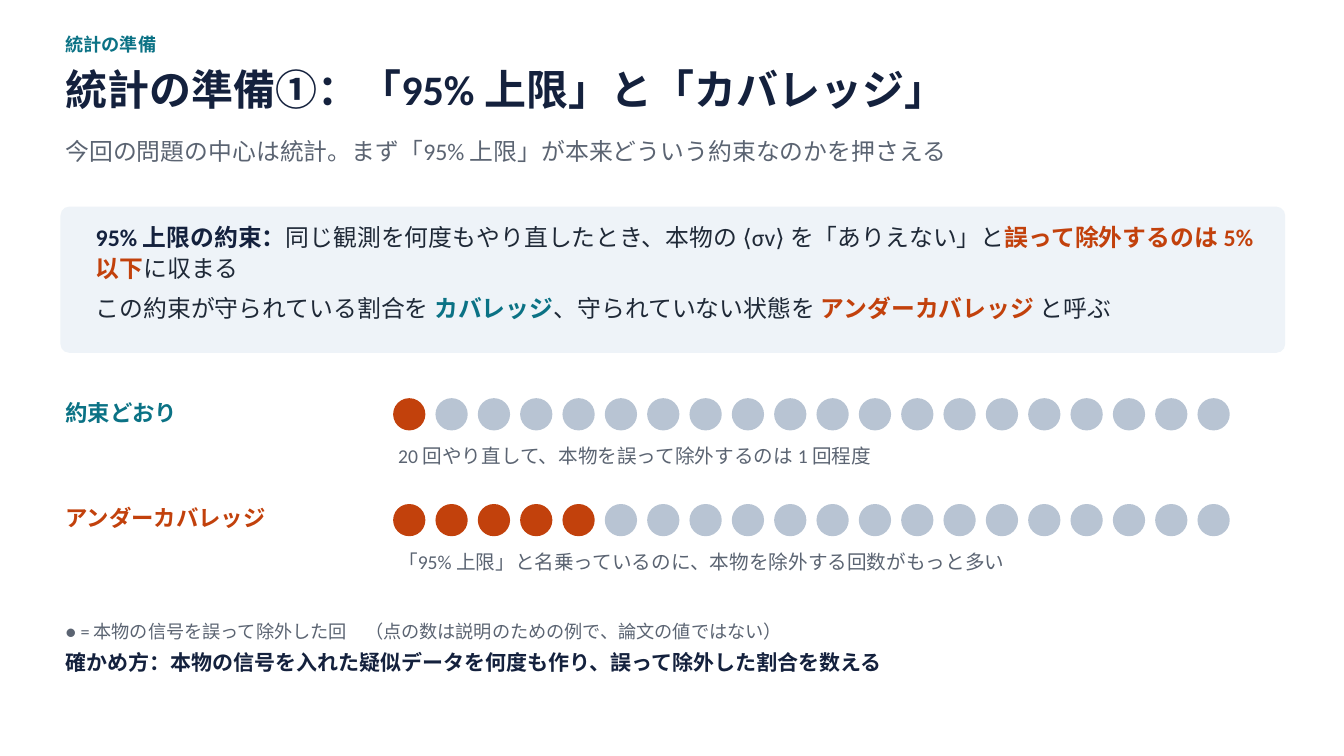
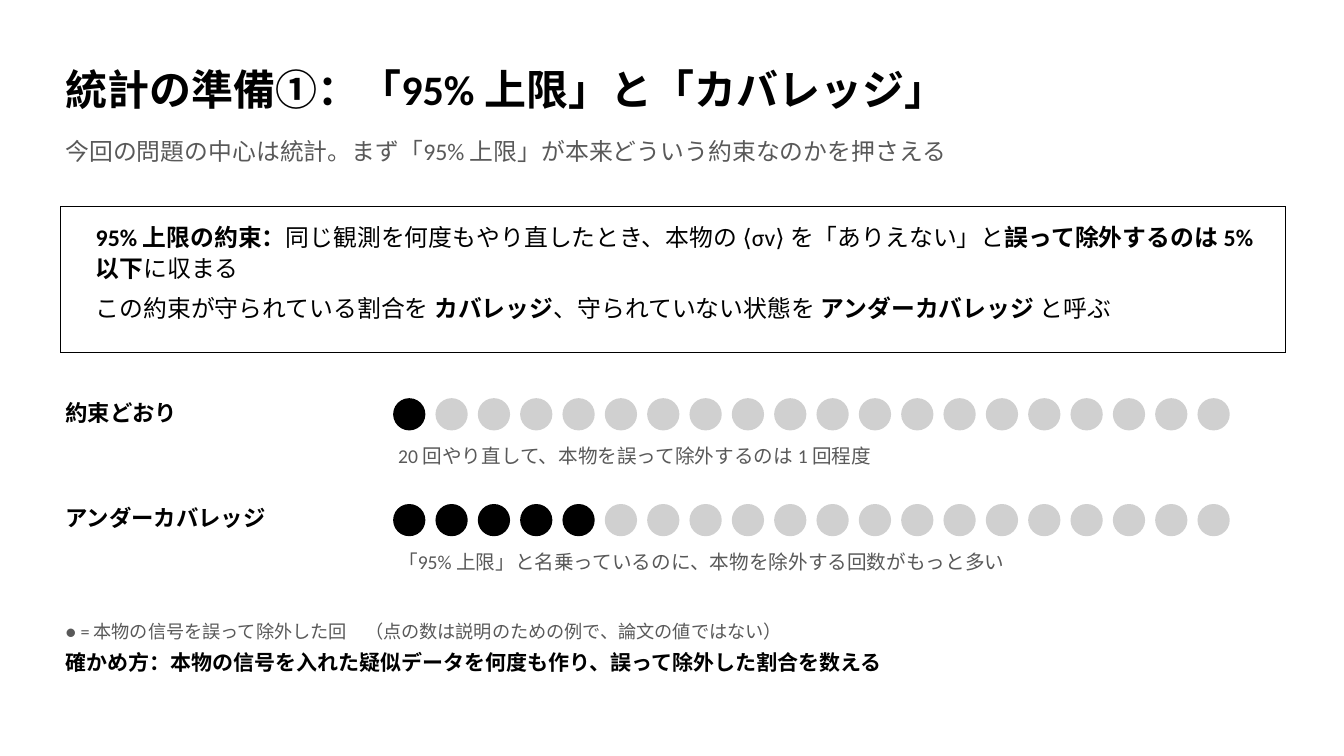
Before and after one commit to Mikann20041029/darkmatter-slides, a slide deck: slide 5 of slides/Toni Bertólez-Martínez, et al. (2026).pptx. Drawn at 1344x756 pixels with LibreOffice and Linux fonts; fonts in the diff are those of the drawing. Boxes give left, top, right and bottom in pixels: in the first picture for what was removed or moved away, otherwise in the second. Text is boxed around its words. In the diff, an @@ line names an element or a change of style, - is before the commit and + after.

```diff
--- a/slides/Toni Bertólez-Martínez, et al. (2026).pptx
+++ b/slides/Toni Bertólez-Martínez, et al. (2026).pptx
@@ text "統計の準備①：「95% 上限」と「カバレッジ」" at (65,69,946,109): text colour #14213D to #000000 @@
@@ text removed at (65,35,156,53) @@
-統計の準備
@@ rounded rectangle removed at (60,207,1286,353) @@
@@ rectangle added at (60,207,1286,353), fill #FFFFFF, outline #000000 0.75 pt @@
@@ text "95% 上限の約束：同じ観測を何度もやり直したとき、本物の ⟨σv⟩ を「ありえない」と誤って除外するのは 5% ..." at (96,225,1253,319): text colour #14213D to #000000 in "95% 上限の約束：同じ観測を何度もやり直したとき、本物の"; text colour #1F2937 to #000000 in "上限の約束：同じ観測を何度もやり直したとき、本物の ⟨σv⟩ を「ありえない」と誤って除外するのは 以下に収まる", "この約束が守られている割合を カバレッジ、守られていない状態を と呼ぶ"; text colour #C2410C to #000000 in "を「ありえない」と誤って除外するのは 5% 以下に収まる", "アンダーカバレッジ"; text colour #0B7285 to #000000 in "カバレッジ、守られていない状態を" @@
@@ text "約束どおり" at (65,402,177,423): text colour #0B7285 to #000000 @@
@@ ellipse added at (393,398,425,431), fill #000000 @@
@@ ellipse at (436,398,468,431): fill #C2410C to #D0D0D0 @@
@@ ellipse removed at (1198,398,1230,431) @@
@@ text "アンダーカバレッジ" at (65,506,265,528): text colour #C2410C to #000000 @@
@@ ellipse added at (393,504,425,536), fill #000000 @@
@@ 14 ellipses: place and size @@
-14 ellipses at (393,398,1188,536)
+14 ellipses at (436,398,1230,536)
@@ fill #C2410C to #000000 in 4 elements at (478,504,510,536), (520,504,553,536), (563,504,595,536), (436,504,468,536) @@
@@ ellipse at (605,504,637,536): fill #C2410C to #D0D0D0 @@
@@ 24 ellipses: place and size @@
-24 ellipses at (436,398,1145,536)
+24 ellipses at (478,398,1188,536)
@@ fill #B8C4D3 to #D0D0D0 in 32 elements at (478,398,510,431), (520,398,553,431), (563,398,595,431), (605,398,637,431), (647,398,680,431), (690,398,722,431), (732,398,764,431), (774,398,807,431), (817,398,849,431), (859,398,891,431), (901,398,934,431), (944,398,976,431), (986,398,1018,431), (1028,398,1061,431), (1071,398,1103,431), (1113,398,1145,431), (1198,398,1230,431), (647,504,680,536), (690,504,722,536), (732,504,764,536), (774,504,807,536), (817,504,849,536), (859,504,891,536), (901,504,934,536), (944,504,976,536), (986,504,1018,536), (1028,504,1061,536), (1071,504,1103,536), (1113,504,1145,536), (1198,504,1230,536), (1155,398,1188,431), (1155,504,1188,536) @@
@@ ellipse removed at (1198,504,1230,536) @@
@@ text colour #5B6472 to #595959 in 3 elements at (65,140,946,162), (398,446,871,465), (398,552,1004,571) @@
@@ text "● = 本物の信号を誤って除外した回 （点の数は説明のための例で、論文の値ではない）" at (65,622,881,672): text colour #5B6472 to #595959 in "● = 本物の信号を誤って除外した回 （点の数は説明のための例で、論文の値ではない）"; text colour #14213D to #000000 in "確かめ方：本物の信号を入れた疑似データを何度も作り、誤って除外した割合を数える" @@
```
Also in this commit, not shown: 10 other slides changed, 2 other files.
